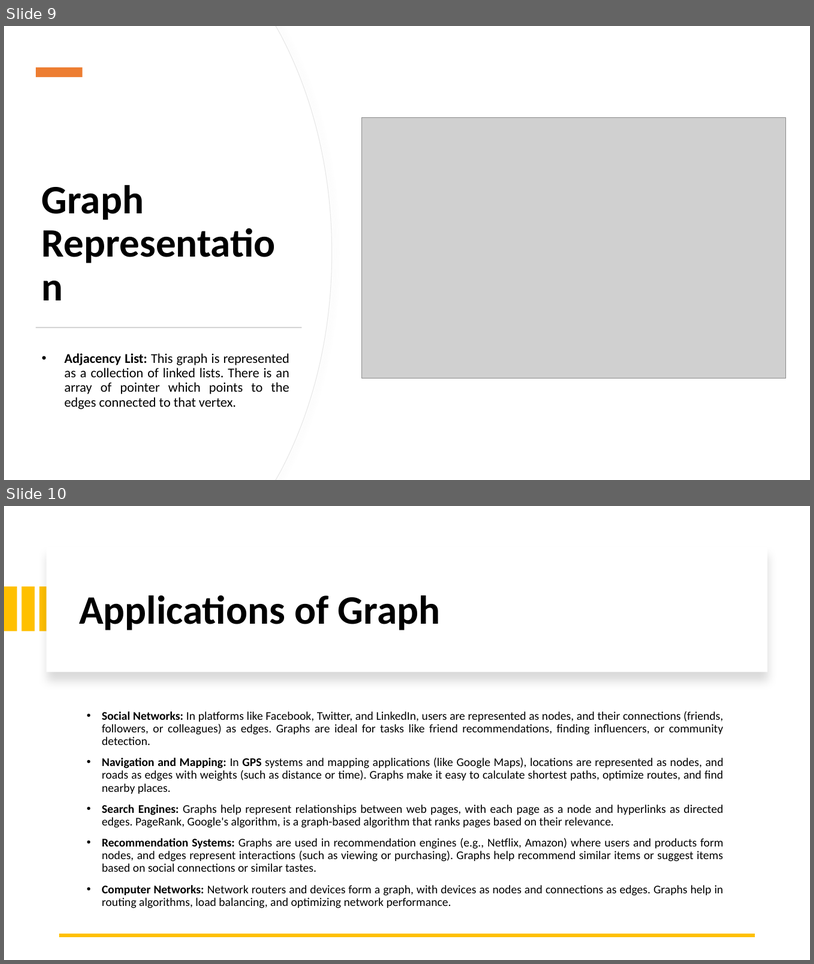
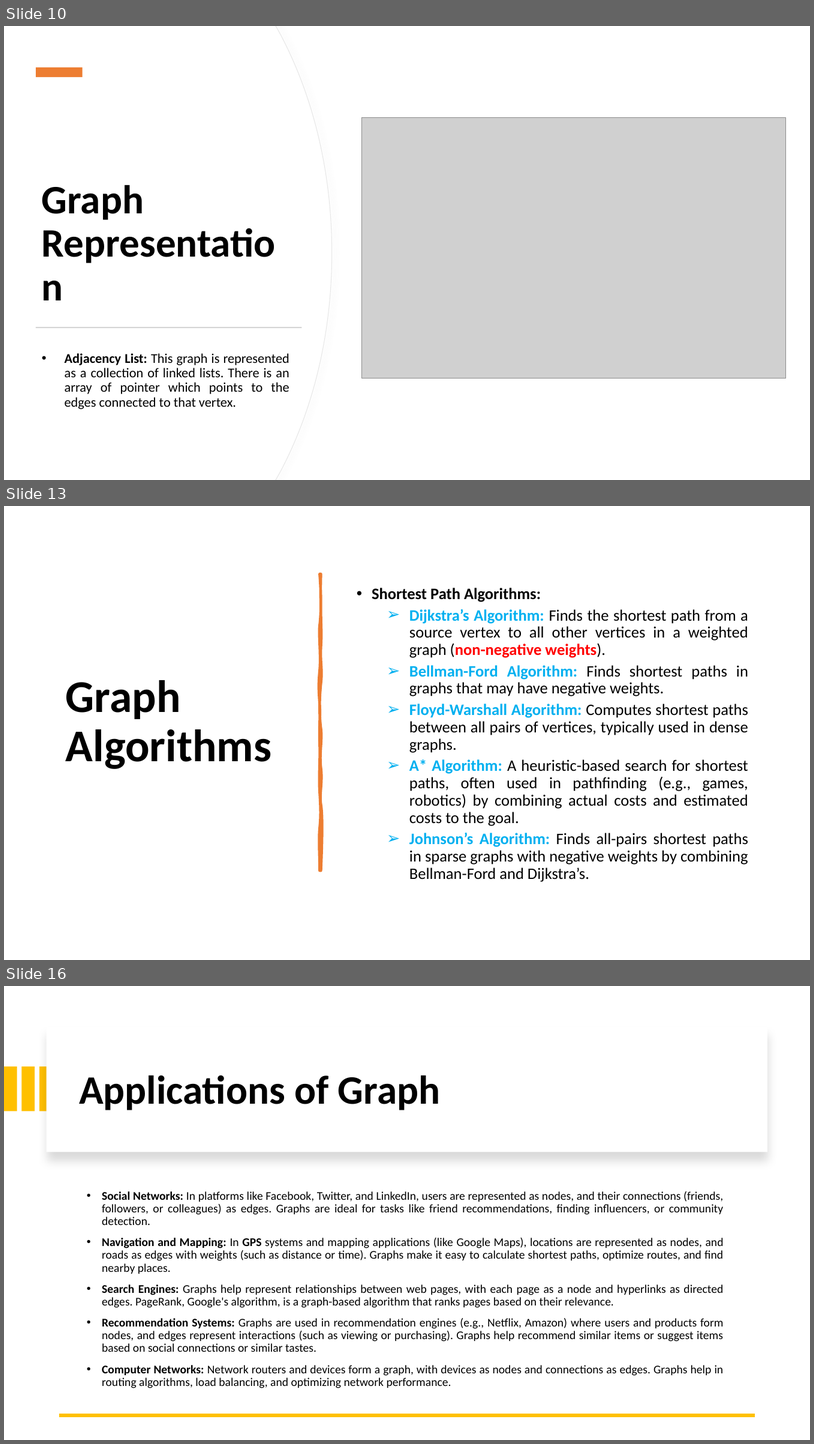
Before and after one commit to alaminbhuyan/DSA-In-Python, a slide deck: Data Structure & Algorithm PDF/Graph Data Structure.pptx. Shown one above the other, each under a label of ours: slides 9 and 10 before the commit, slides 10, 13 and 16 after it; the slides between them are not shown. The pictures are 814x964 and 814x1444 pixels, drawn with LibreOffice and Linux fonts; fonts in the diff are those of the drawing; grey boxes stand for pictures. Boxes give left, top, right and bottom in pixels: in the first picture for what was removed or moved away, otherwise in the second. Text is boxed around its words. In the diff, an @@ line names an element or a change of style, - is before the commit and + after.

Commit message:
Update Graph Data Structure PPTX file
Replaces the previous version of 'Graph Data Structure.pptx' with an updated file. Specific content changes are not detailed in the diff.

```diff
--- a/Data Structure & Algorithm PDF/Graph Data Structure.pptx
+++ b/Data Structure & Algorithm PDF/Graph Data Structure.pptx
@@ slide 13 added at <box>4,506,810,960</box>, background #FFFFFF @@
@@ freeform shape added at <box>320,574,321,870</box>, fill #ED7D31, outline #ED7D31 3.25 pt @@
@@ subtitle added at <box>372,588,749,882</box>, 19 pt, text #000000 @@
+• Shortest Path Algorithms:
+  ➢ Dijkstra’s Algorithm: Finds the shortest path from a source vertex to all other vertices in a weighted graph (non-negative weights).
+  ➢ Bellman-Ford Algorithm: Finds shortest paths in graphs that may have negative weights.
+  ➢ Floyd-Warshall Algorithm: Computes shortest paths between all pairs of vertices, typically used in dense graphs.
+  ➢ A* Algorithm: A heuristic-based search for shortest paths, often used in pathfinding (e.g., games, robotics) by combining actual costs and estimated costs to the goal.
+  ➢ Johnson’s Algorithm: Finds all-pairs shortest paths in sparse graphs with negative weights by combining Bellman-Ford and Dijkstra’s.
@@ title added at <box>66,680,272,769</box>, 54 pt, text #000000, bold @@
+Graph Algorithms
@@ what was slide 9 is now slide 10 @@
@@ what was slide 10 is now slide 16 @@
```
Also in this commit, not shown: 3 slides changed, 4 other slides added.
